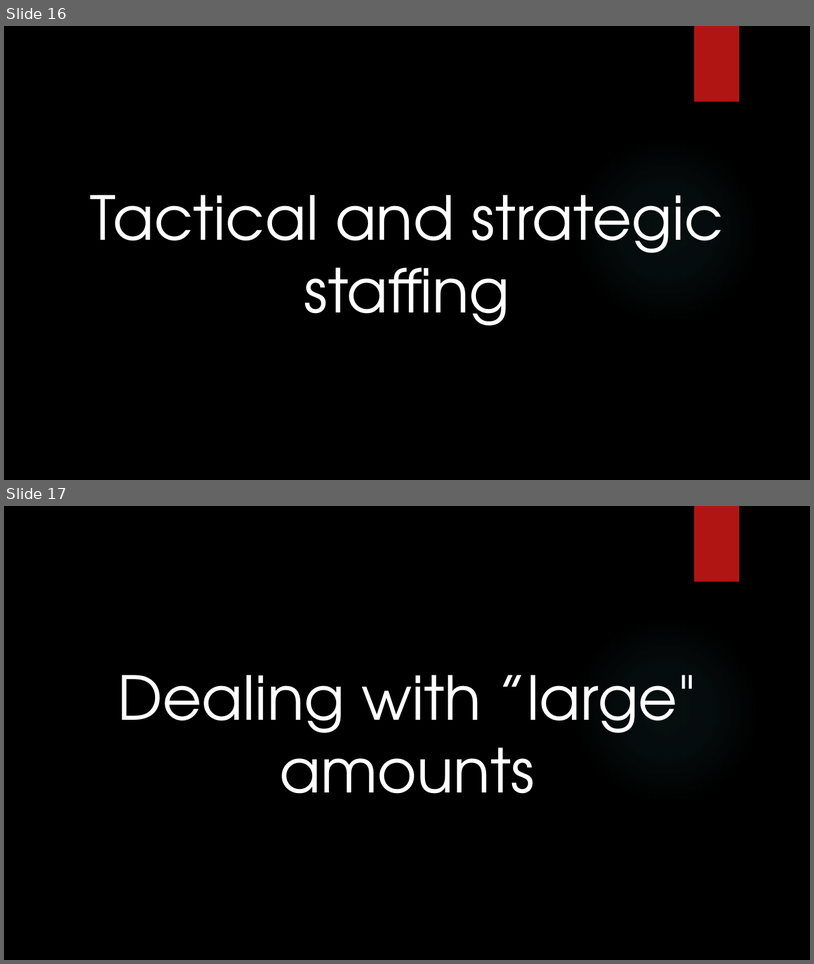
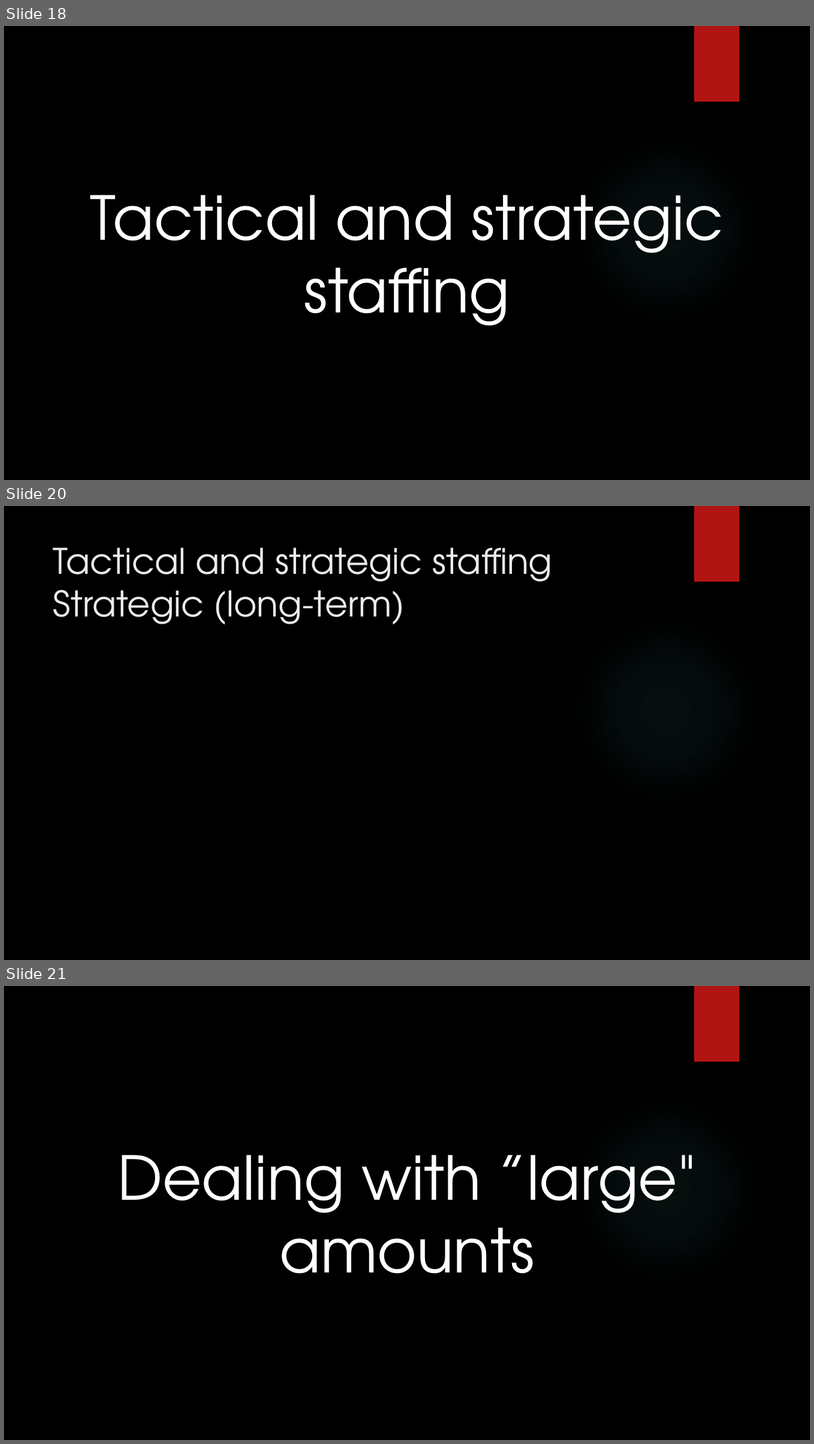
Before and after one commit to dennisdietrich/First180Days, a slide deck: Sitting in meetings all day long.pptx. Shown one above the other, each under a label of ours: slides 16 and 17 before the commit, slides 18, 20 and 21 after it; the slides between them are not shown. The pictures are 814x964 and 814x1444 pixels, drawn with LibreOffice and Linux fonts; fonts in the diff are those of the drawing; background and template pictures are left out. Boxes give left, top, right and bottom in pixels: in the first picture for what was removed or moved away, otherwise in the second. Text is boxed around its words. In the diff, an @@ line names an element or a change of style, - is before the commit and + after.

```diff
--- a/Sitting in meetings all day long.pptx
+++ b/Sitting in meetings all day long.pptx
@@ slide 20 added at (4, 506, 810, 960), background picture (left out); not listed: 2 template elements that a slide beside it also shows @@
@@ title added at (53, 547, 553, 624), 42 pt, text #EBEBEB @@
+Tactical and strategic staffing
+Strategic (long-term)
@@ what was slide 16 is now slide 18 @@
@@ what was slide 17 is now slide 21 @@
```
Also in this commit, not shown: 1 slide changed, 8 other slides added.
